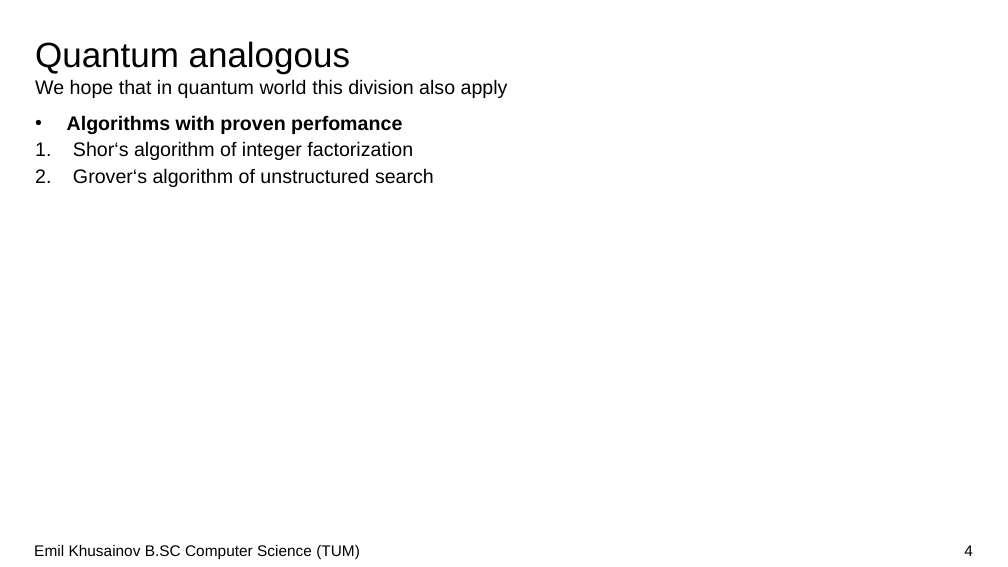
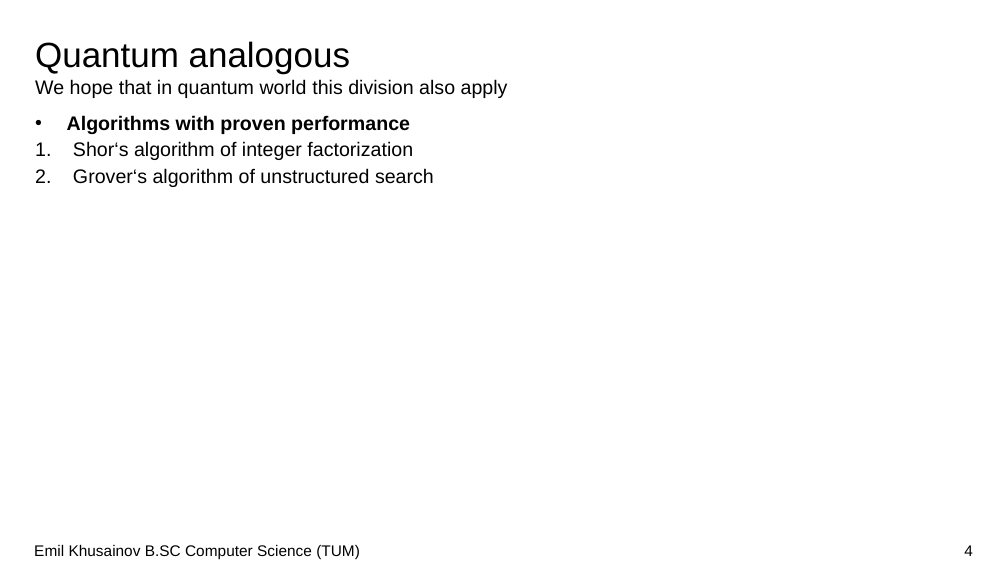
Before and after one commit to emilkanic0909/MaxCutQuiskitSeminar, a slide deck: slide 4 of Khuisainov MaxCut Presentation.pptx. Drawn at 1008x567 pixels with LibreOffice and Linux fonts; fonts in the diff are those of the drawing; background and template pictures are left out. Boxes give left, top, right and bottom in pixels: in the first picture for what was removed or moved away, otherwise in the second. Text is boxed around its words. In the diff, an @@ line names an element or a change of style, - is before the commit and + after.

```diff
--- a/Khuisainov MaxCut Presentation.pptx
+++ b/Khuisainov MaxCut Presentation.pptx
@@ text at (x1=67, y1=115, x2=410, y2=134): text changed @@
-• Algorithms with proven perfomance
+• Algorithms with proven performance
```
Also in this commit, not shown: 6 other slides changed, 2 slides added, 20 other files.
